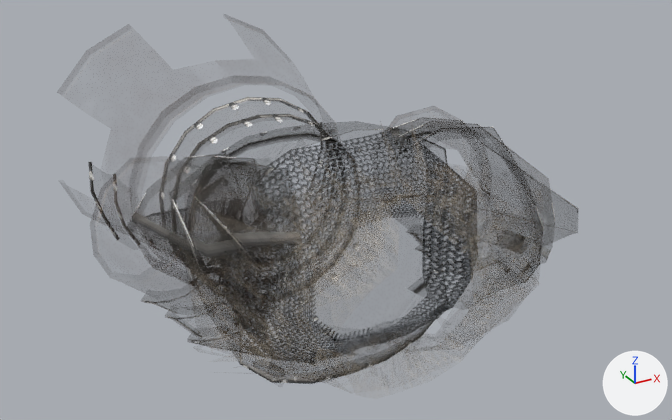
One commit to the glTF model assets/modeles/armures/sol/cuirasse_acier_nordique.glb: the scene before it, then after it.
Both versions are drawn from a 50 mm camera at (-0.656, -1.26, 0.899) aimed at (0.098, 0.112, 0.213). Lighting does not change. The marker at lower right points along +X, +Y and +Z. The older version comes first. Vertices at exactly the same position are counted once.

Objects in the first picture: 'cuirasse_acier_nordique.001'.
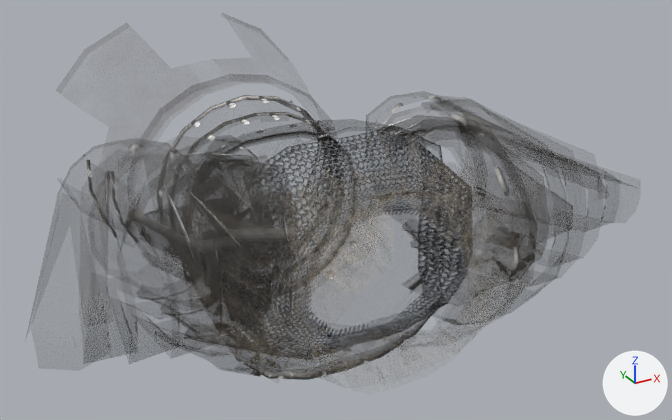
Pixel boxes (x1, y1, x2, y2) of what changed, in the pictures (672 x 420 px; the box of a moved part takes in the faces that stretch with it):
'cuirasse_acier_nordique.001', reshaped
    before: (88, 97, 578, 384)
    after: (86, 94, 608, 380)
part 1 of me_cuirasse_acier_nordique_002, moved or reshaped
    before: (147, 200, 281, 264)
    after: (146, 198, 276, 260)
part 2 of me_cuirasse_acier_nordique_002, moved or reshaped
    before: (223, 132, 478, 363)
    after: (219, 130, 473, 359)
part 3 of me_cuirasse_acier_nordique_002, moved or reshaped
    before: (313, 142, 330, 207)
    after: (309, 155, 325, 206)
part 4 of me_cuirasse_acier_nordique_002, moved or reshaped
    before: (305, 122, 323, 200)
    after: (303, 120, 321, 196)
part 5 of me_cuirasse_acier_nordique_002, moved or reshaped
    before: (113, 174, 141, 246)
    after: (111, 171, 139, 243)
part 6 of me_cuirasse_acier_nordique_002, moved or reshaped
    before: (88, 162, 120, 240)
    after: (86, 160, 118, 238)
part 7 of me_cuirasse_acier_nordique_002, rebuilt
    before: (183, 126, 448, 384)
    after: (181, 124, 445, 380)
part 8 of me_cuirasse_acier_nordique_002, rebuilt
    before: (386, 118, 578, 249)
    after: (379, 115, 573, 246)
part 9 of me_cuirasse_acier_nordique_002, rebuilt
    before: (188, 162, 302, 358)
    after: (185, 159, 298, 353)
part 10 of me_cuirasse_acier_nordique_002, rebuilt
    before: (167, 156, 266, 337)
    after: (164, 153, 262, 333)
part 11 of me_cuirasse_acier_nordique_002, rebuilt
    before: (131, 154, 241, 314)
    after: (128, 151, 238, 310)
part 12 of me_cuirasse_acier_nordique_002, rebuilt
    before: (399, 127, 544, 294)
    after: (390, 124, 538, 291)
part 13 of me_cuirasse_acier_nordique_002, rebuilt
    before: (396, 121, 555, 260)
    after: (391, 119, 550, 258)
part 14 of me_cuirasse_acier_nordique_002, rebuilt
    before: (254, 360, 285, 377)
    after: (251, 357, 282, 373)
part 15 of me_cuirasse_acier_nordique_002, reshaped
    before: (159, 97, 350, 291)
    after: (98, 94, 608, 377)

The change in detail:
me_cuirasse_acier_nordique_002 is used by ob_cuirasse_acier_nordique_001; location (0.0, 0.0, 0.0).
me_cuirasse_acier_nordique_002 had 1933 vertices, 2494 faces and spanned x -0.361..0.367, y -0.324..0.668, z 0.0..0.476.
me_cuirasse_acier_nordique_002 now has 2710 vertices, 3501 faces and spans x -0.517..0.519, y -0.315..0.681, z 0.0..0.476.
me_cuirasse_acier_nordique_002 part 1: the loose piece of 114 vertices spanning x -0.287..0.289, y 0.293..0.668, z 0.023..0.476 is moved by (0.0, 0.013, 0.0).
me_cuirasse_acier_nordique_002 part 2: the loose piece of 108 vertices spanning x -0.223..0.225, y -0.25..-0.074, z 0.053..0.422 is moved by (0.0, 0.013, 0.0).
me_cuirasse_acier_nordique_002 part 3: the loose piece of 20 vertices spanning x 0.189..0.236, y 0.307..0.395, z 0.087..0.249 is moved by (0.0, 0.013, 0.0).
me_cuirasse_acier_nordique_002 part 4: the loose piece of 20 vertices spanning x 0.199..0.262, y 0.384..0.469, z 0.074..0.254 is moved by (0.0, 0.013, 0.0).
me_cuirasse_acier_nordique_002 part 5: the loose piece of 20 vertices spanning x -0.235..-0.187, y 0.307..0.395, z 0.087..0.249 is moved by (0.0, 0.013, 0.0).
me_cuirasse_acier_nordique_002 part 6: the loose piece of 20 vertices spanning x -0.26..-0.197, y 0.384..0.469, z 0.074..0.254 is moved by (0.0, 0.013, 0.0).
me_cuirasse_acier_nordique_002 part 7: the loose piece of 108 vertices spanning x -0.219..0.221, y -0.118..0.175, z 0.0..0.451 is rebuilt with 144 vertices and now spans x -0.219..0.221, y -0.105..0.194, z 0.0..0.451.
me_cuirasse_acier_nordique_002 part 8: the loose piece of 68 vertices spanning x 0.118..0.367, y -0.242..0.038, z 0.161..0.403 is rebuilt with 91 vertices and now spans x 0.116..0.367, y -0.229..0.054, z 0.161..0.403.
me_cuirasse_acier_nordique_002 part 9: the loose piece of 68 vertices spanning x -0.279..-0.066, y -0.26..0.063, z 0.094..0.434 is rebuilt with 100 vertices and now spans x -0.279..-0.066, y -0.247..0.076, z 0.094..0.434.
me_cuirasse_acier_nordique_002 part 10: the loose piece of 68 vertices spanning x -0.314..-0.093, y -0.252..0.027, z 0.151..0.427 is rebuilt with 90 vertices and now spans x -0.314..-0.093, y -0.239..0.04, z 0.151..0.427.
me_cuirasse_acier_nordique_002 part 11: the loose piece of 68 vertices spanning x -0.325..-0.109, y -0.231..0.049, z 0.157..0.412 is rebuilt with 89 vertices and now spans x -0.325..-0.109, y -0.218..0.062, z 0.157..0.412.
me_cuirasse_acier_nordique_002 part 12: the loose piece of 68 vertices spanning x 0.088..0.294, y -0.29..-0.021, z 0.101..0.427 is rebuilt with 94 vertices and now spans x 0.088..0.294, y -0.276..-0.008, z 0.101..0.427.
me_cuirasse_acier_nordique_002 part 13: the loose piece of 68 vertices spanning x 0.112..0.321, y -0.276..-0.018, z 0.156..0.418 is rebuilt with 90 vertices and now spans x 0.112..0.321, y -0.263..-0.004, z 0.156..0.418.
me_cuirasse_acier_nordique_002 part 14: the loose piece of 40 vertices spanning x -0.148..-0.092, y -0.081..-0.026, z 0.018..0.048 is rebuilt with 48 vertices and now spans x -0.148..-0.092, y -0.067..-0.013, z 0.018..0.048.
me_cuirasse_acier_nordique_002 part 15: 178 vertices removed from x -0.183..0.184, y 0.136..0.276, z 0.028..0.398; 1100 vertices added at x -0.517..0.519, y -0.315..0.293, z 0.028..0.462.
Other edits to the shape of me_cuirasse_acier_nordique_002 do not show in these pictures.
